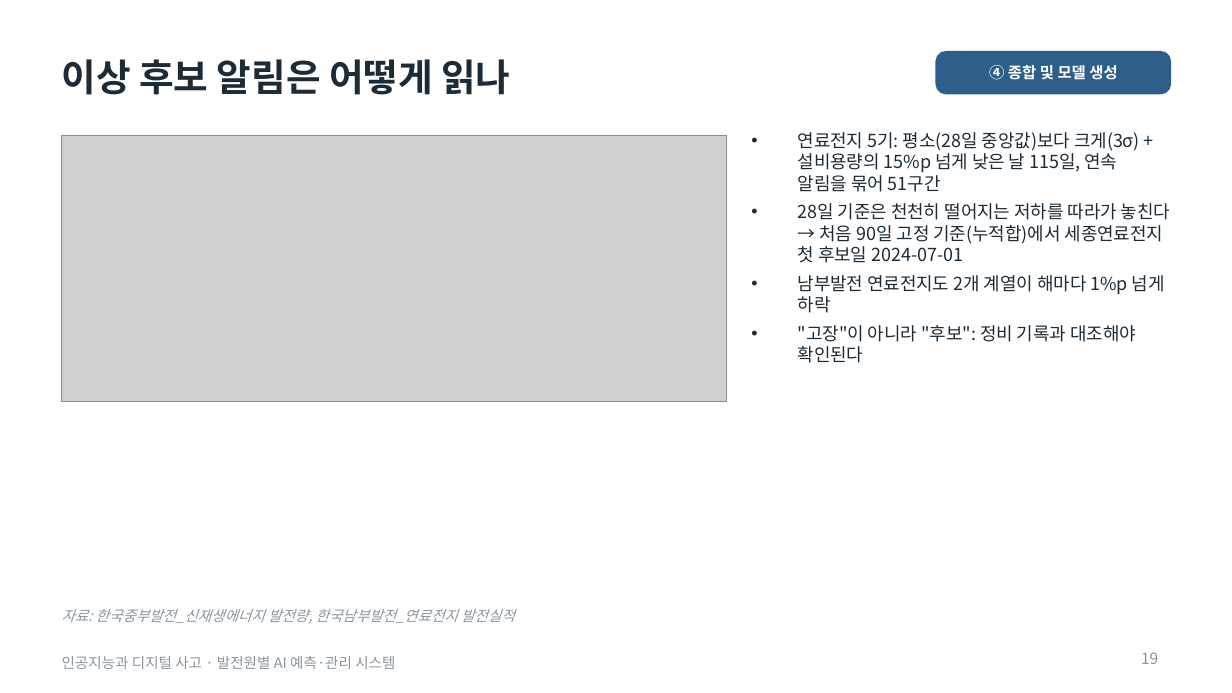
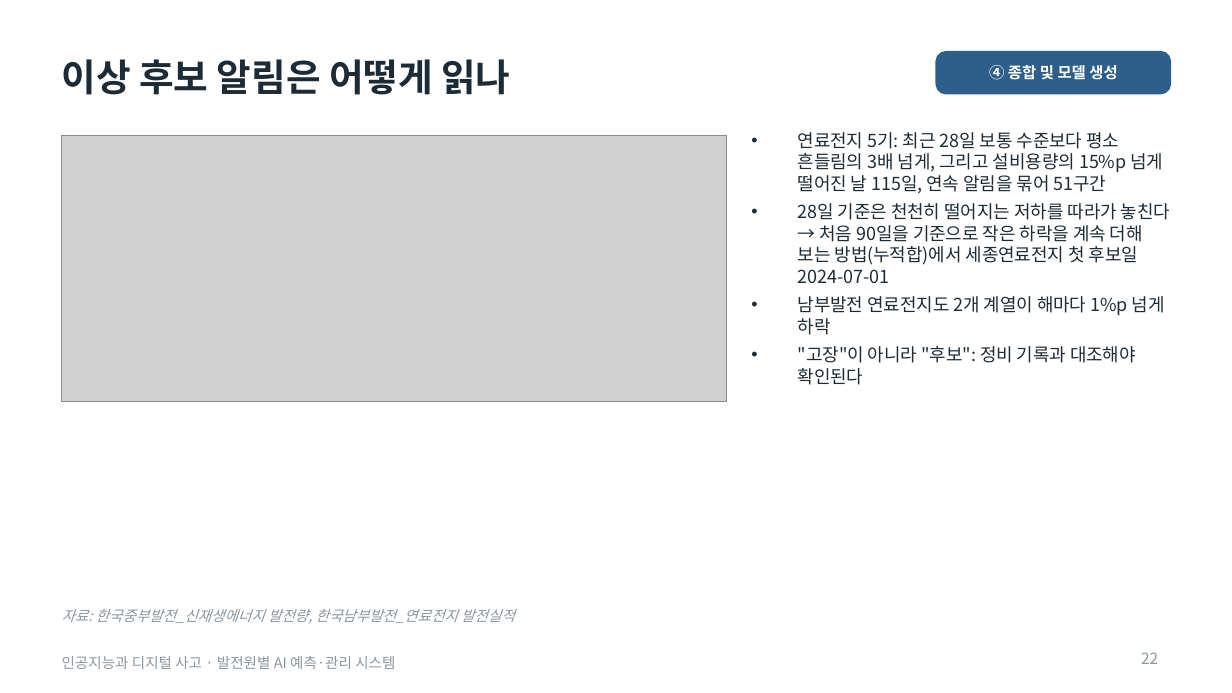
Before and after one commit to junseok7-cpu/hello, a slide deck: slide 22 of energy/report/발표자료_최종.pptx (slide 19 before the commit). Drawn at 1232x693 pixels with LibreOffice and Linux fonts; fonts in the diff are those of the drawing; grey boxes stand for pictures. Boxes give left, top, right and bottom in pixels: in the first picture for what was removed or moved away, otherwise in the second. Text is boxed around its words. In the diff, an @@ line names an element or a change of style, - is before the commit and + after.

```diff
--- a/energy/report/발표자료_최종.pptx
+++ b/energy/report/발표자료_최종.pptx
@@ text at [798,132,1170,283]: text changed @@
-• 연료전지 5기: 평소(28일 중앙값)보다 크게(3σ) + 설비용량의 15%p 넘게 낮은 날 115일, 연속 알림을 묶어 51구간
-• 28일 기준은 천천히 떨어지는 저하를 따라가 놓친다 → 처음 90일 고정 기준(누적합)에서 세종연료전지 첫 후보일 2024-07-01
+• 연료전지 5기: 최근 28일 보통 수준보다 평소 흔들림의 3배 넘게, 그리고 설비용량의 15%p 넘게 떨어진 날 115일, 연속 알림을 묶어 51구간
+• 28일 기준은 천천히 떨어지는 저하를 따라가 놓친다 → 처음 90일을 기준으로 작은 하락을 계속 더해 보는 방법(누적합)에서 세종연료전지 첫 후보일 2024-07-01
@@ page number at [1141,652,1158,664]: text changed @@
-19
+22
```
Also in this commit, not shown: 11 other slides changed, 3 slides added, 9 other files.
